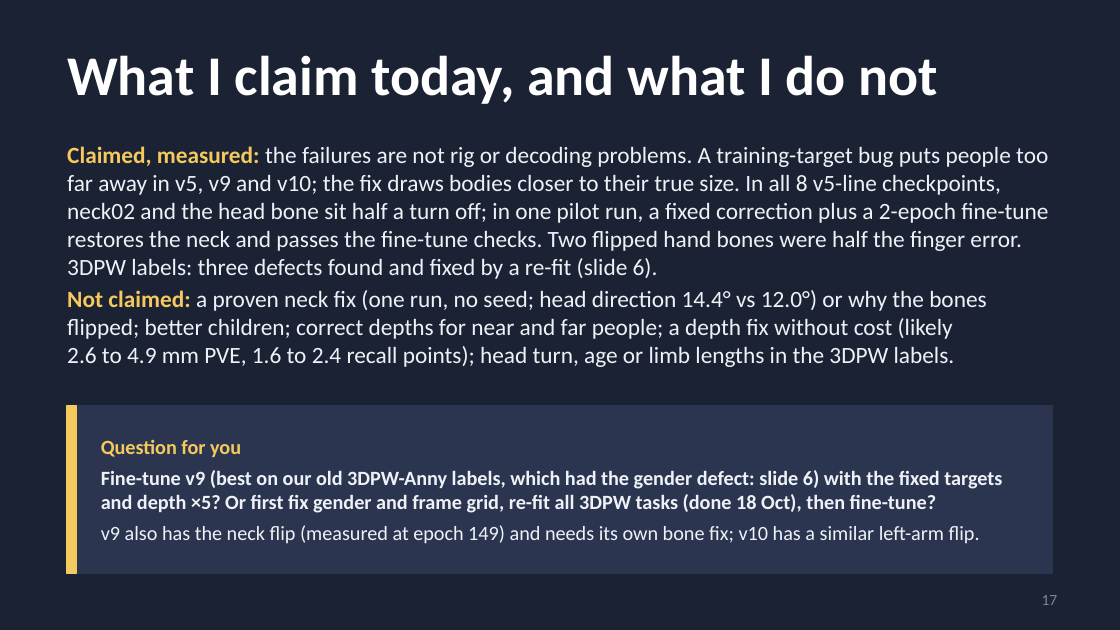
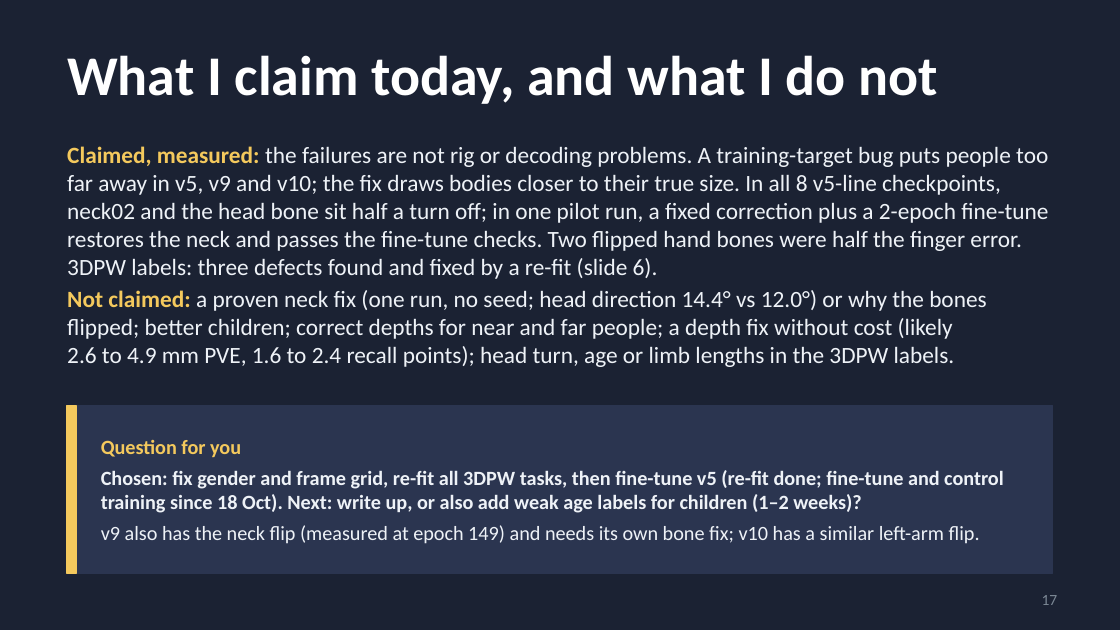
Before and after one commit to saadnajib/Multi-Person-Whole-Body-Human-Mesh-Recovery-in-a-Single-Shot-with-Annyone-dataset-and-3dpw-dataset, a slide deck: slide 17 of docs/supervisor_update_2026-10-16.pptx. Drawn at 1120x630 pixels with LibreOffice and Linux fonts; fonts in the diff are those of the drawing. Boxes give left, top, right and bottom in pixels: in the first picture for what was removed or moved away, otherwise in the second. Text is boxed around its words. In the diff, an @@ line names an element or a change of style, - is before the commit and + after.

```diff
--- a/docs/supervisor_update_2026-10-16.pptx
+++ b/docs/supervisor_update_2026-10-16.pptx
@@ text at [101, 470, 1004, 513]: text changed @@
-Fine-tune v9 (best on our old 3DPW-Anny labels, which had the gender defect: slide 6) with the fixed targets and depth ×5? Or first fix gender and frame grid, re-fit all 3DPW tasks (done 18 Oct), then fine-tune?
+Chosen: fix gender and frame grid, re-fit all 3DPW tasks, then fine-tune v5 (re-fit done; fine-tune and control training since 18 Oct). Next: write up, or also add weak age labels for children (1–2 weeks)?
```
Also in this commit, not shown: 1 other slide changed, 3 other files.
